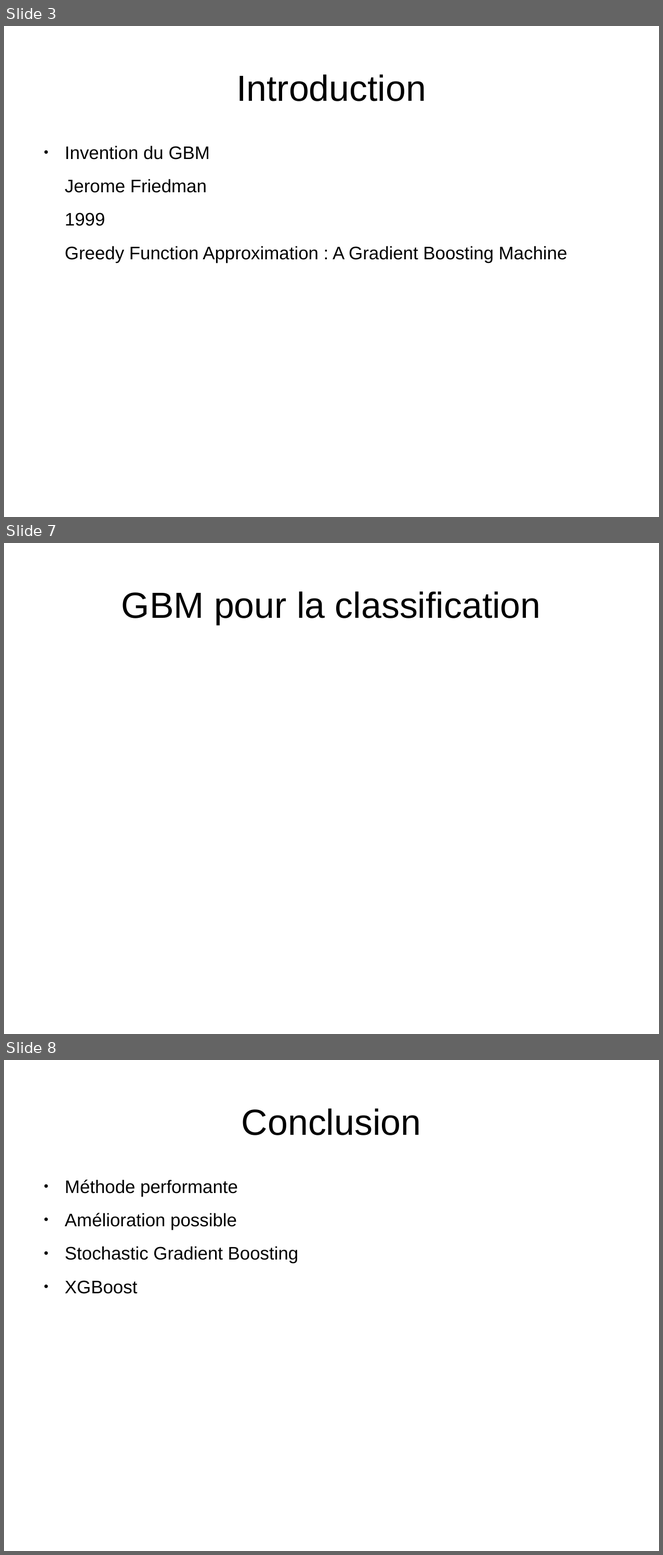
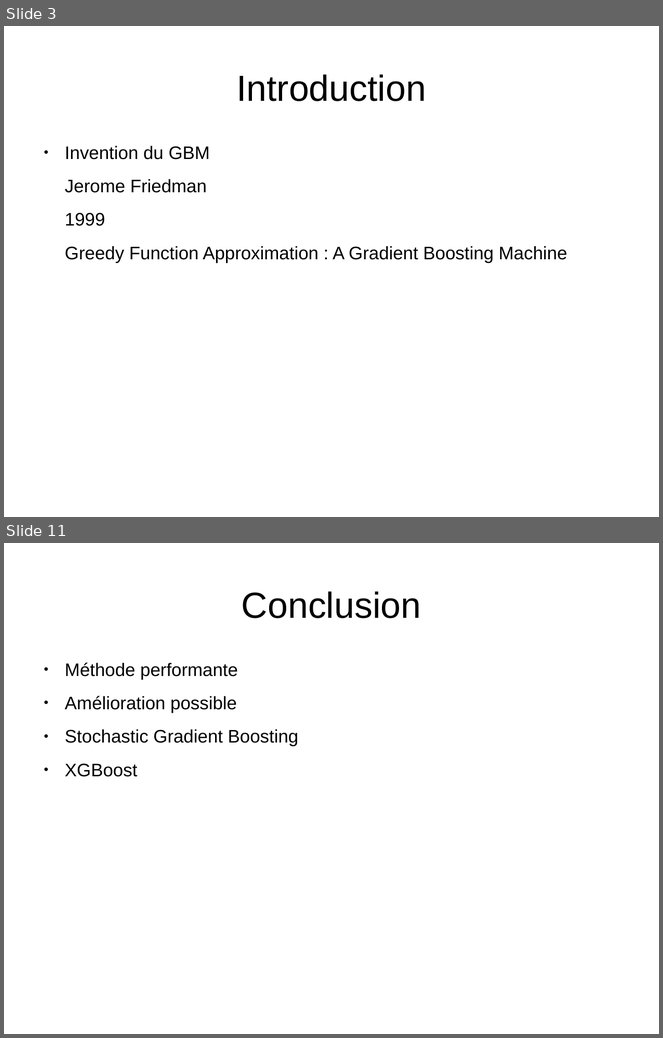
Before and after one commit to kad15/GBM, a slide deck: GBM_andreas.odp. Shown one above the other, each under a label of ours: slides 3, 7 and 8 before the commit, slides 3 and 11 after it; the slides between them are not shown. The pictures are 663x1555 and 663x1038 pixels, drawn with LibreOffice and Linux fonts; fonts in the diff are those of the drawing; background and template pictures are left out. Boxes give left, top, right and bottom in pixels: in the first picture for what was removed or moved away, otherwise in the second. Text is boxed around its words. In the diff, an @@ line names an element or a change of style, - is before the commit and + after.

```diff
--- a/GBM_andreas.odp
+++ b/GBM_andreas.odp
@@ slide 7 removed at box(4, 543, 659, 1034), background #FFFFFF @@
@@ title removed at box(122, 591, 541, 625) @@
-GBM pour la classification
@@ what was slide 8 is now slide 11 @@
```
Also in this commit, not shown: 2 slides changed, 6 slides added, 2 other slides removed.
